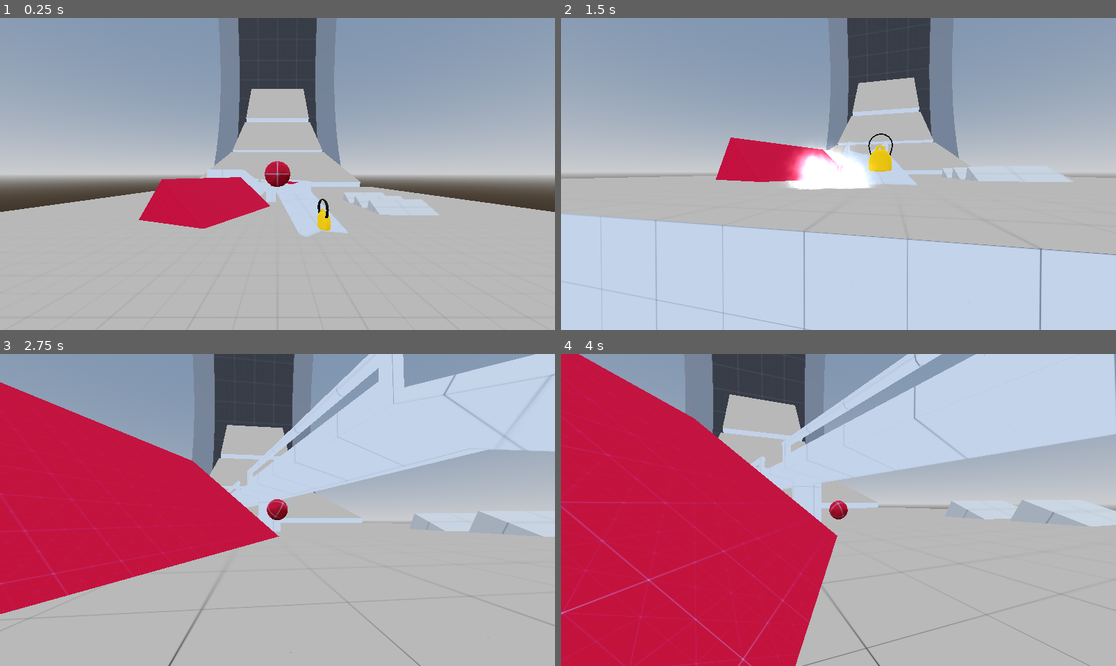
Above: before the commit, frames 1-4 (two rows, left to right).
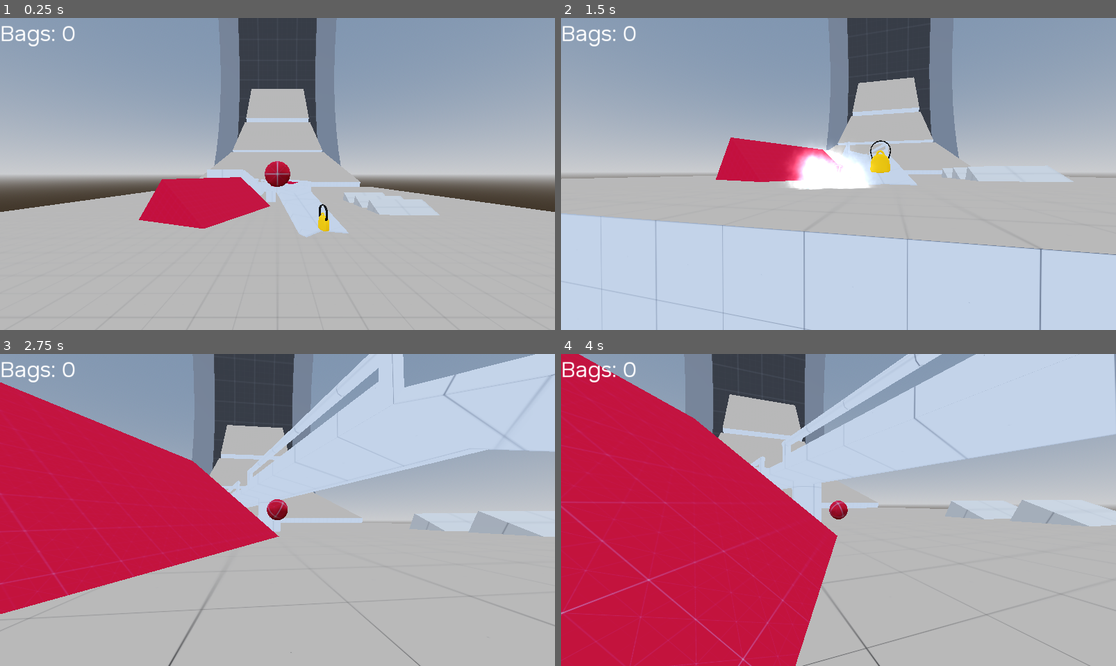
Above: after the commit, the same moments.

Repository: Bartticus/GMTK2025
Game: Godot game, scene res://Scenes/main/main.tscn
The game is run twice, just before and just after one commit, with the same random seed, the same clock (stepped at 60 frames per second) and the same inputs.
Inputs (mouse positions are in pixels of both pictures, inside the frame that each line leads up to):
- Up to frame 1 (0.25 s): no input
- Up to frame 2 (1.5 s): move the mouse to (866, 174) at 0.52 s; hold Space (drift) 0.53-1.28 s; hold W (forward) from 0.53 s (still down); move the mouse to (810, 174) at 1.27 s; tap Mouse wheel down (wheel_down) at 1.35 s
- Up to frame 3 (2.75 s): keep holding W (forward); move the mouse to (288, 503) at 2.02 s; hold Mouse wheel up (wheel_up) from 2.03 s (still down)
- Up to frame 4 (4 s): keep holding W (forward); move the mouse to (832, 516) at 2.77 s; release Mouse wheel up (wheel_up) at 2.78 s; tap Space (drift) at 2.85 s; move the mouse to (877, 513) at 3.52 s; hold Mouse wheel down (wheel_down) from 3.53 s (still down)

The runs differ from the first frame. In frame 1, 0.3% of the frame differs, in the area x 0-60%, y 2-69%; in frame 2, 0.4%, in the area x 0-60%, y 2-50%; in frame 3, 0.2%; in frame 4, 0.3%.

Commit message:
Bag Collection Working

Diff:
--- a/Scenes/bag/Bag.tscn
+++ b/Scenes/bag/Bag.tscn
@@ -1,7 +1,8 @@
-[gd_scene load_steps=6 format=3 uid="uid://wlw7qrjti27i"]
+[gd_scene load_steps=8 format=3 uid="uid://wlw7qrjti27i"]
 
 [ext_resource type="ArrayMesh" uid="uid://bgs7ktlm8mh6y" path="res://Scenes/bag/bag.obj" id="1_ad4vs"]
 [ext_resource type="Script" uid="uid://dftua85s7brxj" path="res://Scenes/bag/bag.gd" id="1_ylb2f"]
+[ext_resource type="Material" uid="uid://bclwfo8if28mf" path="res://Thaddeus/HitFlash.tres" id="2_r3gyv"]
 
 [sub_resource type="Curve" id="Curve_ylb2f"]
 _data = [Vector2(0, 0), 0.0, 0.0592311, 0, 0, Vector2(1, 1), 0.0, 0.0, 0, 0]
@@ -16,12 +17,23 @@
 [sub_resource type="StandardMaterial3D" id="StandardMaterial3D_r3gyv"]
 albedo_color = Color(0.101241, 0.101241, 0.101241, 1)
 
+[sub_resource type="BoxShape3D" id="BoxShape3D_r3gyv"]
+size = Vector3(1.5, 2.5, 1.5)
+
 [node name="Bag" type="Node3D"]
 script = ExtResource("1_ylb2f")
 hover_curve = SubResource("Curve_ylb2f")
+white_mat = ExtResource("2_r3gyv")
 
 [node name="BagMesh" type="MeshInstance3D" parent="."]
-transform = Transform3D(2, 0, 0, 0, 2, 0, 0, 0, 2, 0, 0, 0)
+transform = Transform3D(1.7, 0, 0, 0, 1.7, 0, 0, 0, 1.7, 0, 0, 0)
 mesh = ExtResource("1_ad4vs")
 surface_material_override/0 = SubResource("StandardMaterial3D_ylb2f")
 surface_material_override/1 = SubResource("StandardMaterial3D_r3gyv")
+
+[node name="Area3D" type="Area3D" parent="."]
+collision_mask = 2
+
+[node name="CollisionShape3D" type="CollisionShape3D" parent="Area3D"]
+transform = Transform3D(1, 0, 0, 0, 1, 0, 0, 0, 1, 0, 1.25, 0)
+shape = SubResource("BoxShape3D_r3gyv")
--- a/Scenes/bag/bag.gd
+++ b/Scenes/bag/bag.gd
@@ -1,25 +1,60 @@
 extends Node3D
 
 @export var hover_curve : Curve
+@export var white_mat : StandardMaterial3D
 @onready var bagmesh : MeshInstance3D = $BagMesh
+@onready var collected : bool = false
 
+@export var squash_length : float = 0.2
+@onready var squash_timer : float = 0.0
+@onready var squash_intensity : float = 0.8
 
 @onready var going_down : bool = false
 @onready var height_lerp : float = 0.0
 
+func _ready() -> void:
+	$Area3D.body_entered.connect(on_body_entered)
 
 func _process(delta: float) -> void:
-	bagmesh.rotate_y(delta)
+	if collected:
+		squash_timer += delta
+		squash_timer = max(squash_timer, 0.0)
+		var squash_lerp : float = lerpf(0.0, 1.0, squash_timer / squash_length)
+		var new_scale = Vector3.ONE * 1.7
+		new_scale.y += Global.player.visuals.squash_z_curve.sample_baked(squash_lerp) * squash_intensity
+		new_scale.x += Global.player.visuals.squash_x_curve.sample_baked(squash_lerp) * squash_intensity
+		new_scale.z += Global.player.visuals.squash_x_curve.sample_baked(squash_lerp) * squash_intensity
 
-	if going_down:
-		height_lerp -= delta
-		height_lerp = max(height_lerp, 0.0)
-		if height_lerp == 0.0:
-			going_down = false
+		bagmesh.scale = new_scale
+		if squash_timer > squash_length:
+			queue_free()
+
 	else:
-		height_lerp += delta
-		height_lerp = min(height_lerp, 1.0)
-		if height_lerp == 1.0:
-			going_down = true
+		bagmesh.rotate_y(delta)
 
-	bagmesh.position.y = lerpf(0.0, 0.5, hover_curve.sample_baked(height_lerp))
+		if going_down:
+			height_lerp -= delta
+			height_lerp = max(height_lerp, 0.0)
+			if height_lerp == 0.0:
+				going_down = false
+		else:
+			height_lerp += delta
+			height_lerp = min(height_lerp, 1.0)
+			if height_lerp == 1.0:
+				going_down = true
+
+		bagmesh.position.y = lerpf(0.0, 0.5, hover_curve.sample_baked(height_lerp))
+
+
+
+func just_collected():
+	collected = true
+	Global.bags_gotten += 1
+	bagmesh.set_surface_override_material(0, white_mat)
+	bagmesh.set_surface_override_material(1, white_mat)
+
+
+
+func on_body_entered(body : Node3D):
+	if body == Global.player:#should always be true given physics mask
+		just_collected()
--- /dev/null
+++ b/Scenes/main/global.gd
@@ -0,0 +1,8 @@
+extends Node
+
+@onready var player : RigidBody3D
+@onready var main : Node3D
+@onready var bags_gotten : int = 0:
+	set(value):
+		bags_gotten = value
+		Global.main.set_bag_count()
--- a/Scenes/main/main.gd
+++ b/Scenes/main/main.gd
@@ -1,7 +1,21 @@
 extends Node3D
 
-@onready var bags_gotten : int = 0
+
+
+
+func _ready() -> void:
+	Global.main = self
+	get_viewport().connect("size_changed",Callable(self,"_root_viewport_size_changed"))
+
+
 
 func _input(event):
 	if event.is_action_pressed("ui_cancel"):
-		get_tree().quit()
+		pass#get_tree().quit()
+
+
+func set_bag_count():
+	$Control/Label.text = "Bags: " + str(Global.bags_gotten)
+
+func _root_viewport_size_changed():
+	$Control/Label.label_settings.font_size = get_viewport().size.y*0.07
--- a/Scenes/main/main.tscn
+++ b/Scenes/main/main.tscn
@@ -9,6 +9,7 @@
 [ext_resource type="Material" uid="uid://ybbnsrboni3v" path="res://Thaddeus/VisdevRed.tres" id="4_4jhlv"]
 [ext_resource type="PackedScene" uid="uid://belm2gc5ufb0a" path="res://Models/Walkway.tscn" id="6_4jhlv"]
 [ext_resource type="PackedScene" uid="uid://wlw7qrjti27i" path="res://Scenes/bag/Bag.tscn" id="9_8lqer"]
+[ext_resource type="FontFile" uid="uid://dqvwl6qxiv1fs" path="res://Thaddeus/NataSans-Regular.ttf" id="10_ra8v3"]
 
 [sub_resource type="ProceduralSkyMaterial" id="ProceduralSkyMaterial_bo1nx"]
 sky_horizon_color = Color(0.662243, 0.671743, 0.686743, 1)
@@ -95,6 +96,10 @@
 rough = true
 bounce = 0.2
 
+[sub_resource type="LabelSettings" id="LabelSettings_8lqer"]
+font = ExtResource("10_ra8v3")
+font_size = 38
+
 [node name="Main" type="Node3D"]
 script = ExtResource("1_hgq70")
 
@@ -270,3 +275,18 @@
 
 [node name="Bag" parent="." instance=ExtResource("9_8lqer")]
 transform = Transform3D(1, 0, 0, 0, 1, 0, 0, 0, 1, 2.49804, -201.918, 17.9035)
+
+[node name="Control" type="Control" parent="."]
+layout_mode = 3
+anchors_preset = 15
+anchor_right = 1.0
+anchor_bottom = 1.0
+grow_horizontal = 2
+grow_vertical = 2
+mouse_filter = 2
+
+[node name="Label" type="Label" parent="Control"]
+offset_right = 40.0
+offset_bottom = 23.0
+text = "Bags: 0"
+label_settings = SubResource("LabelSettings_8lqer")
--- a/Scenes/marble/marble.gd
+++ b/Scenes/marble/marble.gd
@@ -32,6 +32,7 @@
 var input_vector: Vector3
 
 func _ready() -> void:
+	Global.player = self
 	groundDetection1.top_level = true
 	drift_fx.top_level = true
 
--- /dev/null
+++ b/Thaddeus/HitFlash.tres
@@ -0,0 +1,4 @@
+[gd_resource type="StandardMaterial3D" format=3 uid="uid://bclwfo8if28mf"]
+
+[resource]
+shading_mode = 0
--- a/project.godot
+++ b/project.godot
@@ -15,6 +15,10 @@
 config/features=PackedStringArray("4.4", "Forward Plus")
 config/icon="res://icon.svg"
 
+[autoload]
+
+Global="*res://Scenes/main/global.gd"
+
 [debug]
 
 gdscript/warnings/unused_parameter=0
@@ -23,7 +27,6 @@
 
 window/size/viewport_width=960
 window/size/viewport_height=540
-window/size/mode=2
 
 [input]
 
Not shown, added: Scenes/main/global.gd.uid
Not shown: 1 places in Scenes/main/main.tscn that only renumber resources
Binary file added: Thaddeus/NataSans-Regular.ttf
Not shown, added: Thaddeus/NataSans-Regular.ttf.import
